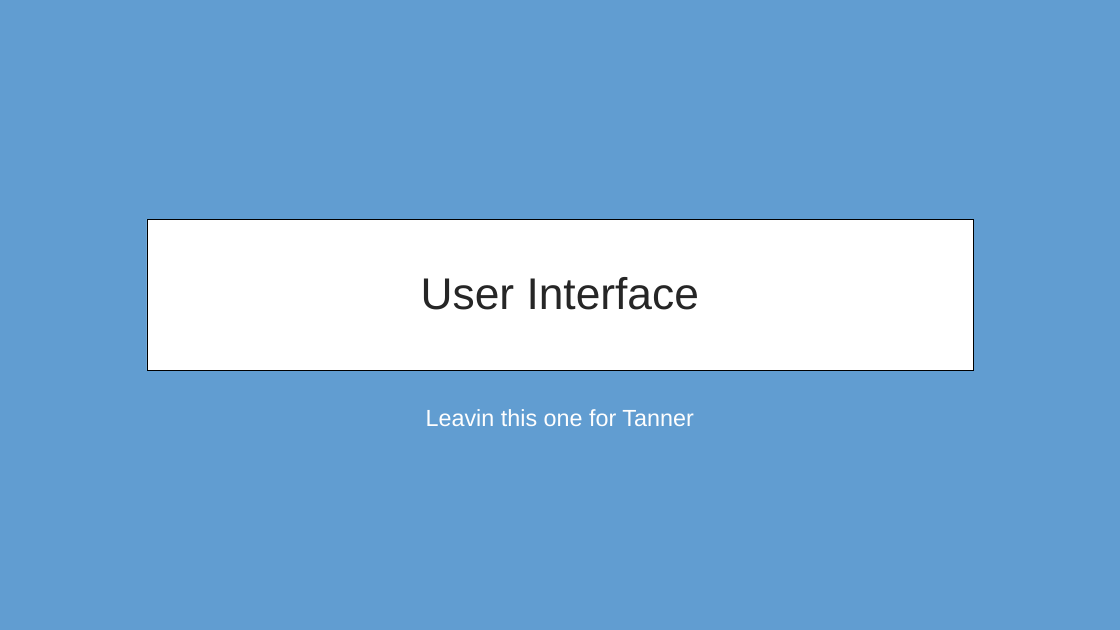
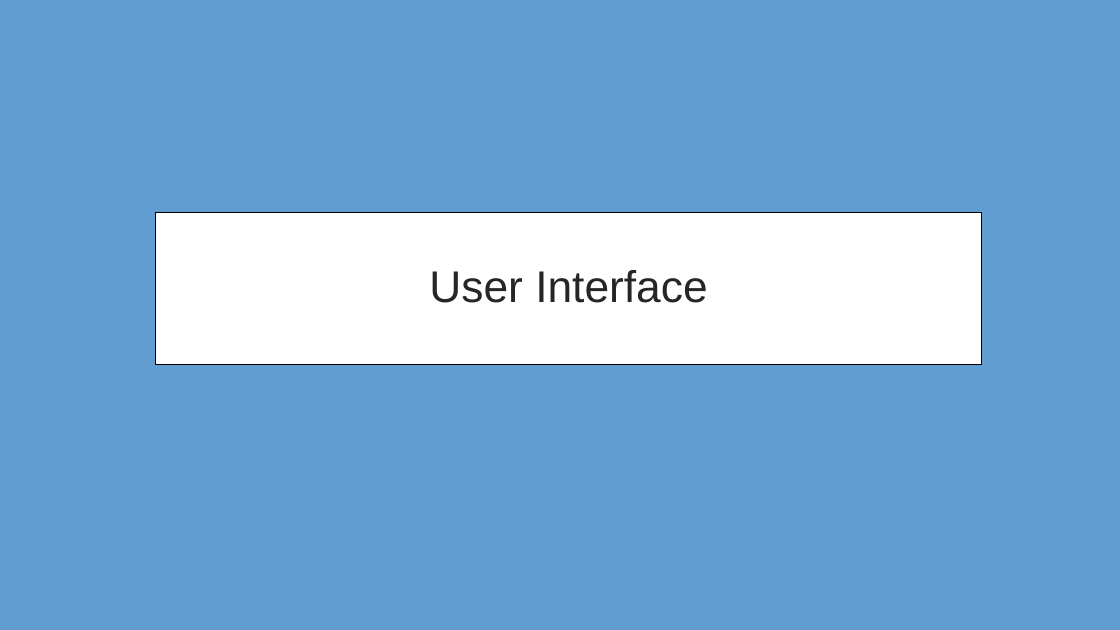
Before and after one commit to Thatawesomeguy4/FiddlePracticeAppCPSC4910, a slide deck: slide 6 of FidLin_Presentation2.2.pptx (slide 7 before the commit). Drawn at 1120x630 pixels with LibreOffice and Linux fonts; fonts in the diff are those of the drawing. Boxes give left, top, right and bottom in pixels: in the first picture for what was removed or moved away, otherwise in the second. Text is boxed around its words. In the diff, an @@ line names an element or a change of style, - is before the commit and + after.

```diff
--- a/FidLin_Presentation2.2.pptx
+++ b/FidLin_Presentation2.2.pptx
@@ title "User Interface": place and size @@
-title "User Interface" at (147, 219, 973, 371)
+title "User Interface" at (155, 213, 981, 364)
@@ subtitle removed at (426, 409, 693, 426) @@
-Leavin this one for Tanner
```
Also in this commit, not shown: 1 other slide changed, 1 slide removed.
